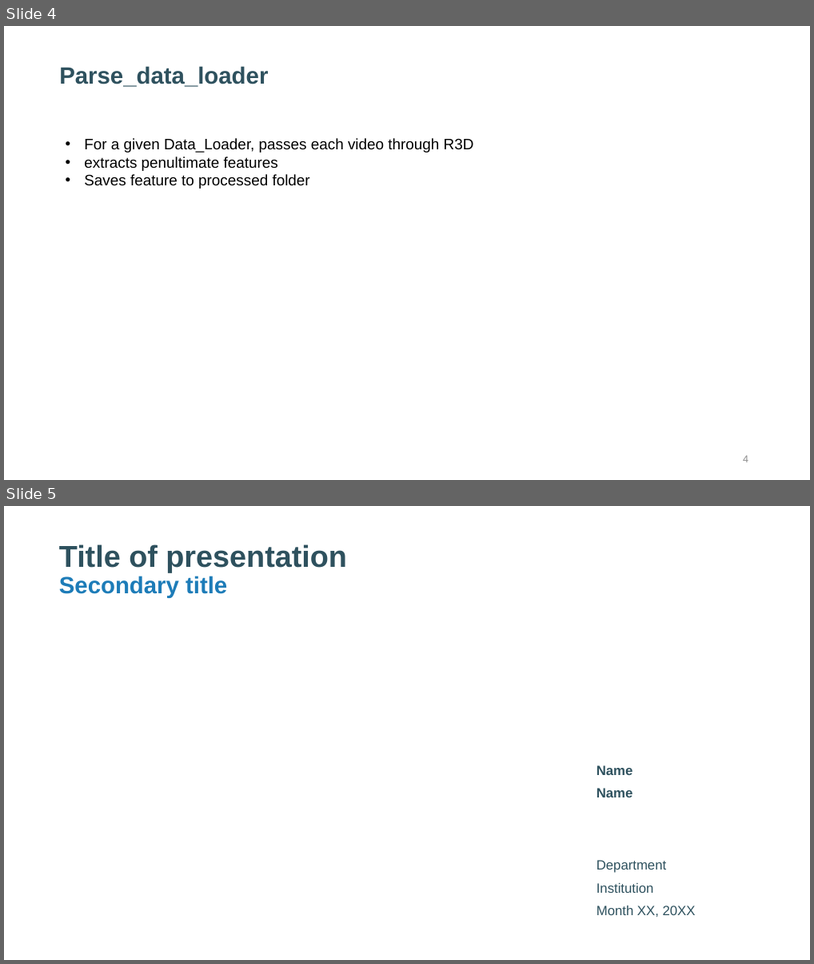
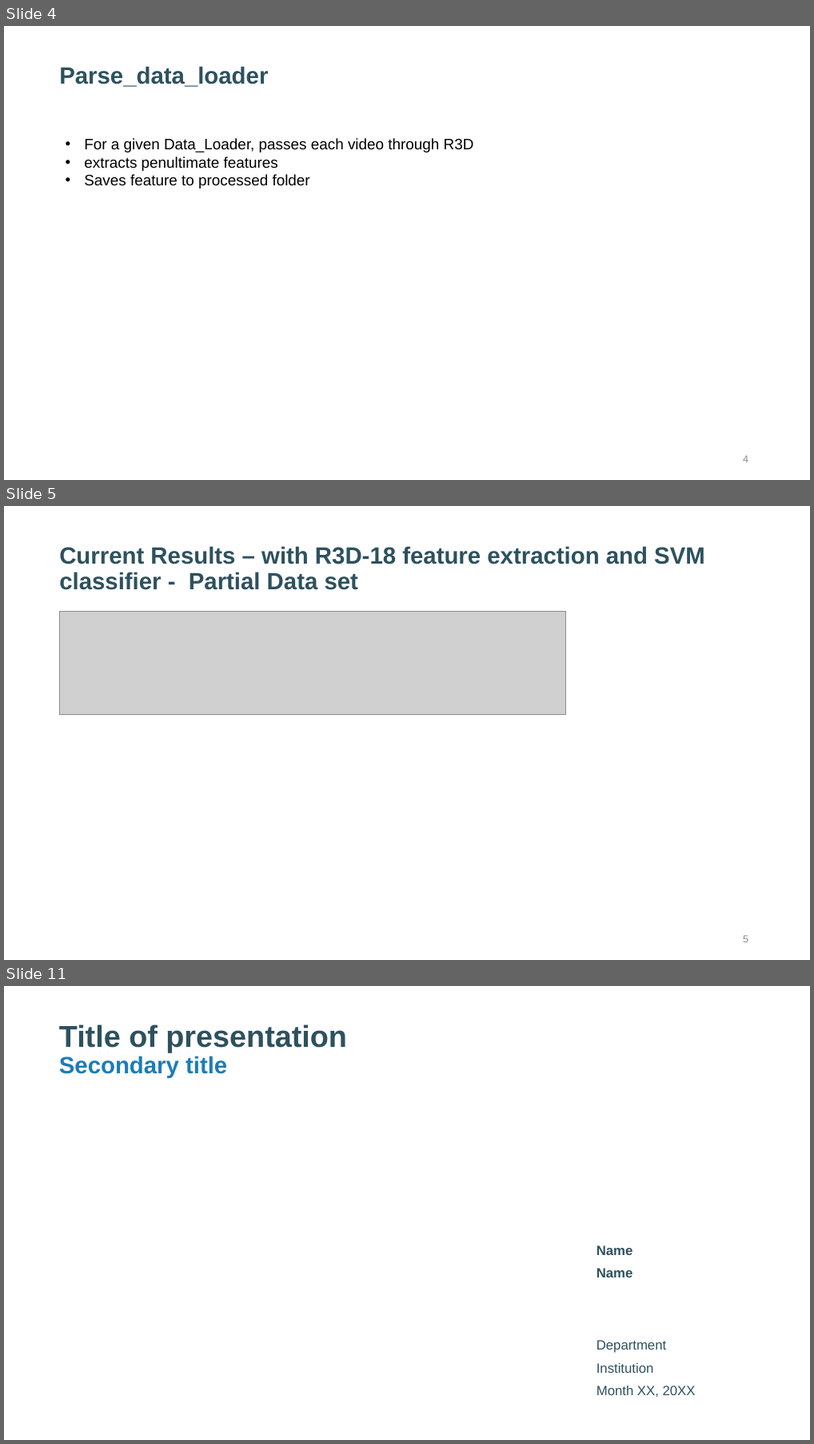
Before and after one commit to karthik111/video_anomaly_detection, a slide deck: docs/Video Anomaly Detection – Design Notes.pptx. Shown one above the other, each under a label of ours: slides 4 and 5 before the commit, slides 4, 5 and 11 after it; the slides between them are not shown. The pictures are 814x964 and 814x1444 pixels, drawn with LibreOffice and Linux fonts; fonts in the diff are those of the drawing; grey boxes stand for pictures. Boxes give left, top, right and bottom in pixels: in the first picture for what was removed or moved away, otherwise in the second. Text is boxed around its words. In the diff, an @@ line names an element or a change of style, - is before the commit and + after.

```diff
--- a/docs/Video Anomaly Detection – Design Notes.pptx
+++ b/docs/Video Anomaly Detection – Design Notes.pptx
@@ slide 5 added at (4,506,810,960), background #FFFFFF @@
@@ title added at (59,546,706,590), 28 pt, text #2E515E, bold @@
+Current Results – with R3D-18 feature extraction and SVM classifier - Partial Data set
@@ picture added at (60,612,566,714) @@
@@ page number added at (743,935,749,942), 12 pt, text #8C8C8C @@
+5
@@ what was slide 5 is now slide 11 @@
```
Also in this commit, not shown: 5 other slides added, 10 other files.
